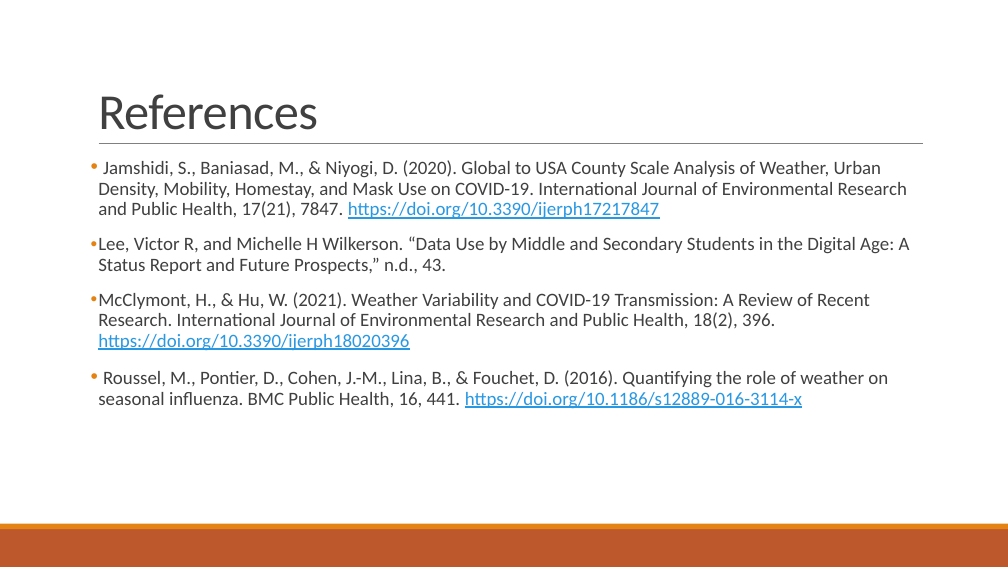
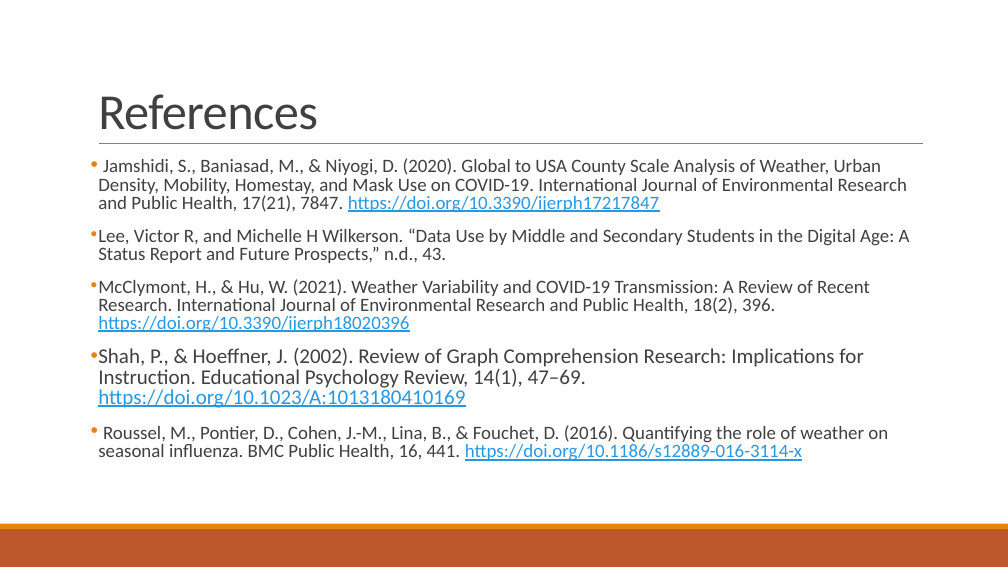
Before and after one commit to npalacio/School, a slide deck: slide 26 of Capstone/Presentation/CapstoneProposal.pptx (slide 21 before the commit). Drawn at 1008x567 pixels with LibreOffice and Linux fonts; fonts in the diff are those of the drawing. Boxes give left, top, right and bottom in pixels: in the first picture for what was removed or moved away, otherwise in the second. Text is boxed around its words. In the diff, an @@ line names an element or a change of style, - is before the commit and + after.

Commit message:
updated presentation

```diff
--- a/Capstone/Presentation/CapstoneProposal.pptx
+++ b/Capstone/Presentation/CapstoneProposal.pptx
@@ text at (98,158,910,461): line spacing 0.9 to 0.8 @@
@@ text at (98,348,863,408): paragraph added @@
+• Shah, P., & Hoeffner, J. (2002). Review of Graph Comprehension Research: Implications for Instruction. Educational Psychology Review, 14(1), 47–69. https://doi.org/10.1023/A:1013180410169
```
Also in this commit, not shown: 8 other slides changed, 8 slides added, 3 slides removed, 1 other file.
